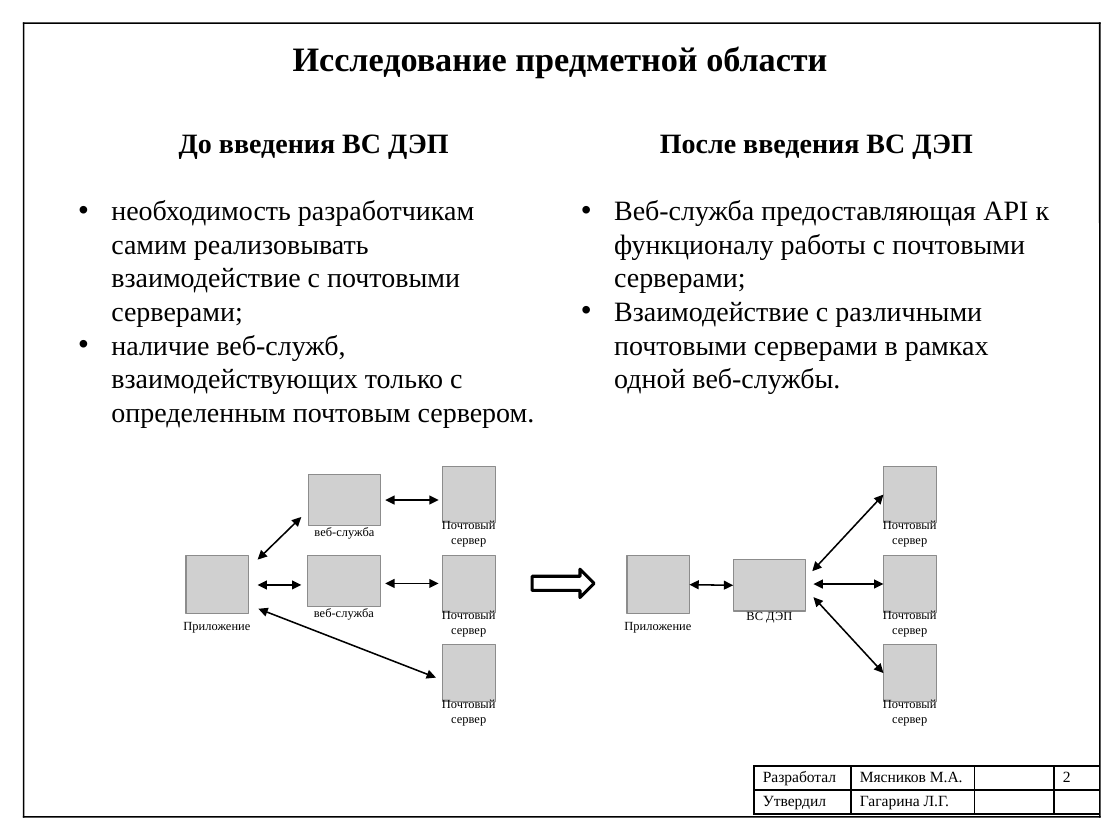
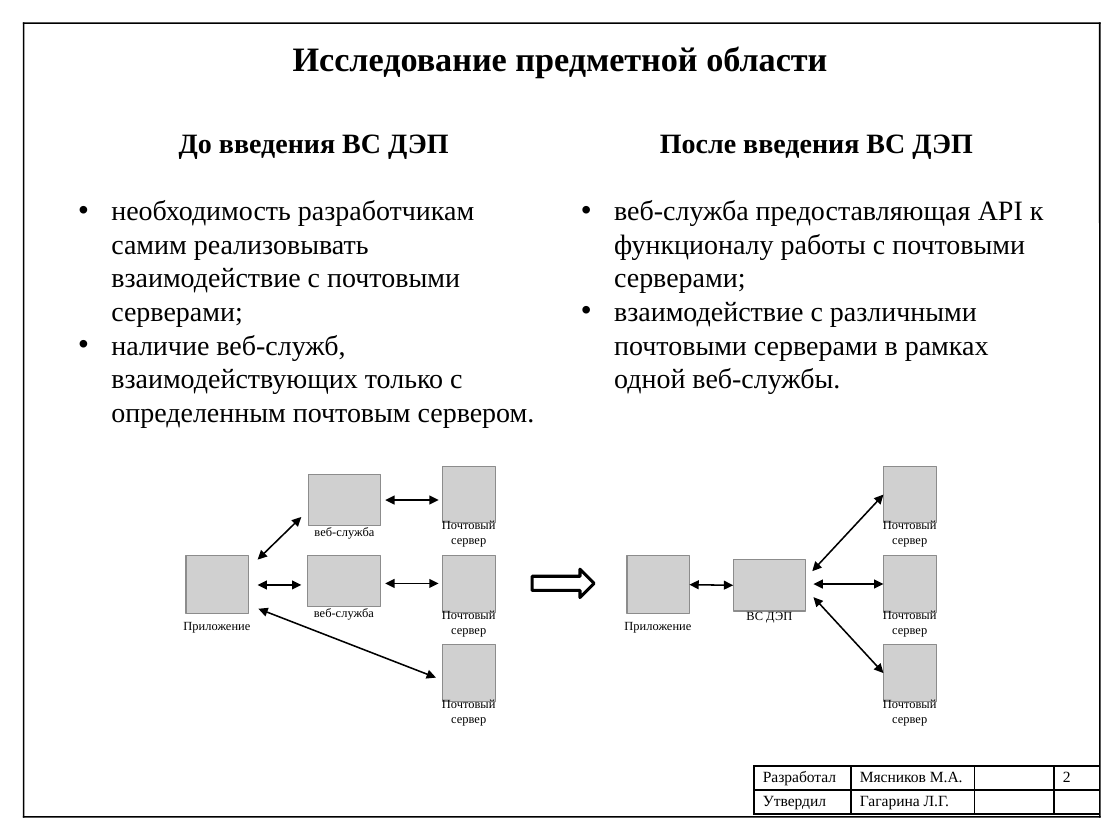
Before and after one commit to mJaJksJ/VCR, a slide deck: slide 2 of УП-Презентация.pptx. Drawn at 1120x840 pixels with LibreOffice and Linux fonts; fonts in the diff are those of the drawing; grey boxes stand for pictures. Boxes give left, top, right and bottom in pixels: in the first picture for what was removed or moved away, otherwise in the second. Text is boxed around its words. In the diff, an @@ line names an element or a change of style, - is before the commit and + after.

```diff
--- a/УП-Презентация.pptx
+++ b/УП-Презентация.pptx
@@ text at [614, 200, 1044, 394]: text changed @@
-• Веб-служба предоставляющая API к функционалу работы с почтовыми серверами;
-• Взаимодействие с различными почтовыми серверами в рамках одной веб-службы.
+• веб-служба предоставляющая API к функционалу работы с почтовыми серверами;
+• взаимодействие с различными почтовыми серверами в рамках одной веб-службы.
```
Also in this commit, not shown: 3 other slides changed, 5 other files.
